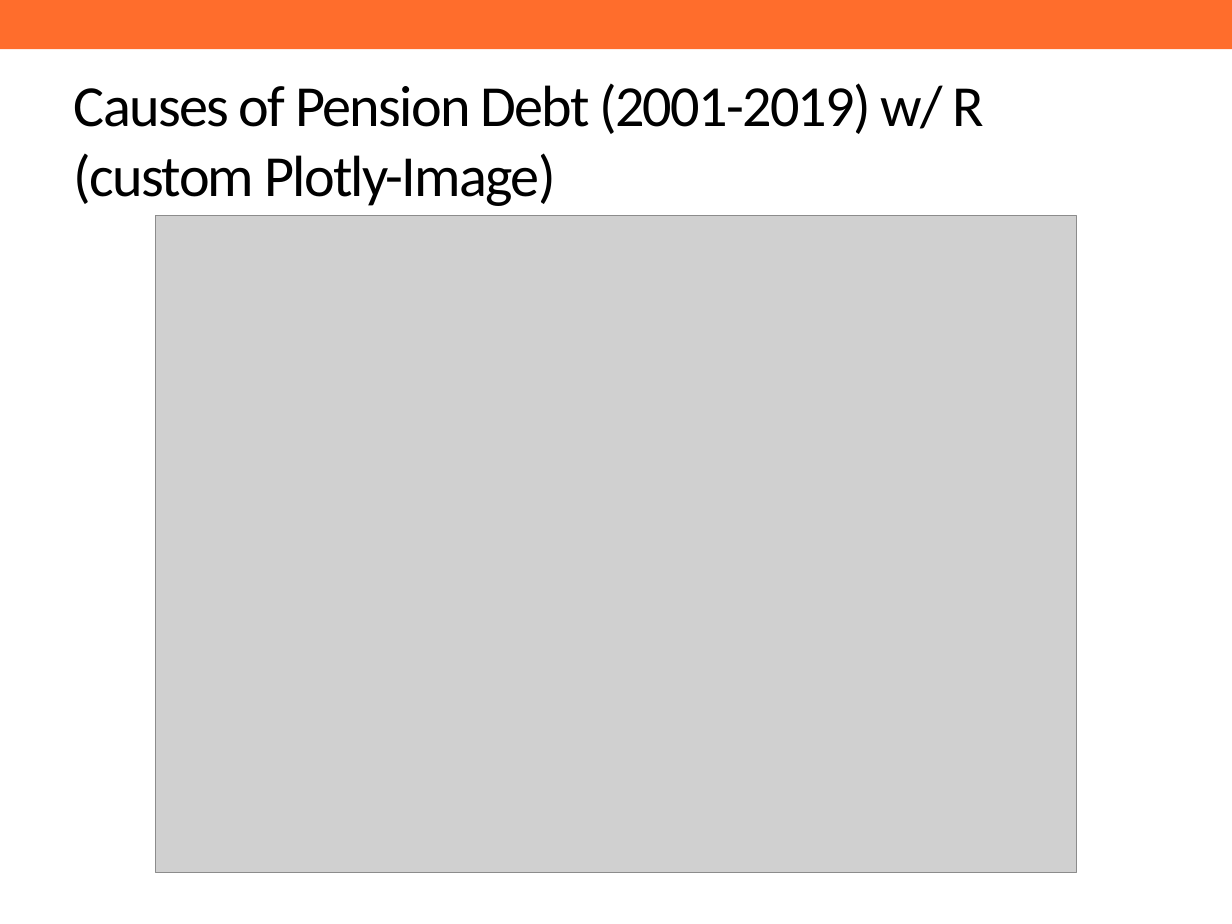
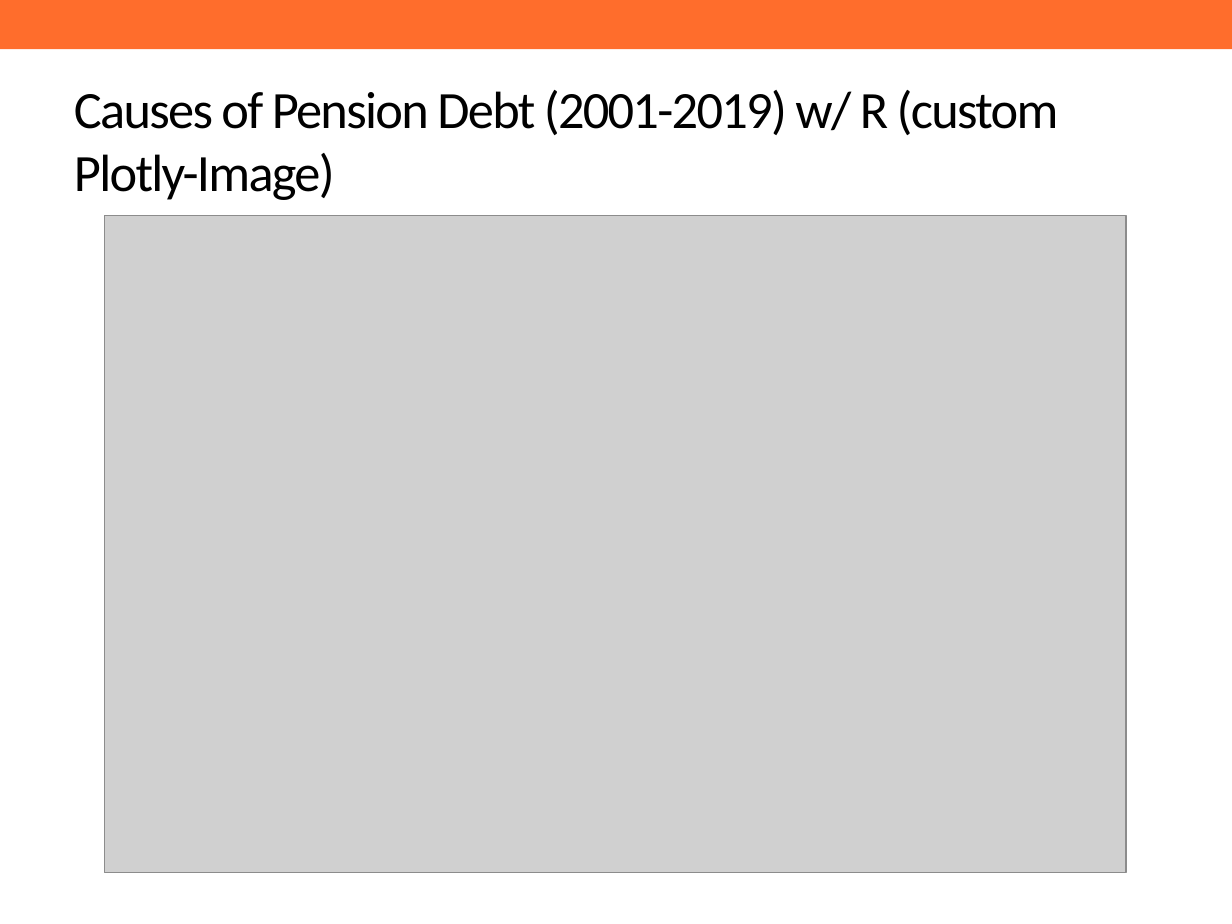
Before and after one commit to ReasonFoundation/GraphicsR, a slide deck: slide 4 of DeckUpdate/SamplePPT.pptx. Drawn at 1232x924 pixels with LibreOffice and Linux fonts; fonts in the diff are those of the drawing; grey boxes stand for pictures; background and template pictures are left out. Boxes give left, top, right and bottom in pixels: in the first picture for what was removed or moved away, otherwise in the second. Text is boxed around its words. In the diff, an @@ line names an element or a change of style, - is before the commit and + after.

```diff
--- a/DeckUpdate/SamplePPT.pptx
+++ b/DeckUpdate/SamplePPT.pptx
@@ title "Causes of Pension Debt (2001-2019) ..." at bbox=[74, 90, 1059, 200]: size 34 to 30.6 pt @@
@@ picture: place and size @@
-picture at bbox=[155, 216, 1076, 872]
+picture at bbox=[105, 216, 1126, 872]
```
Also in this commit, not shown: 5 other slides changed, 5 other files.
